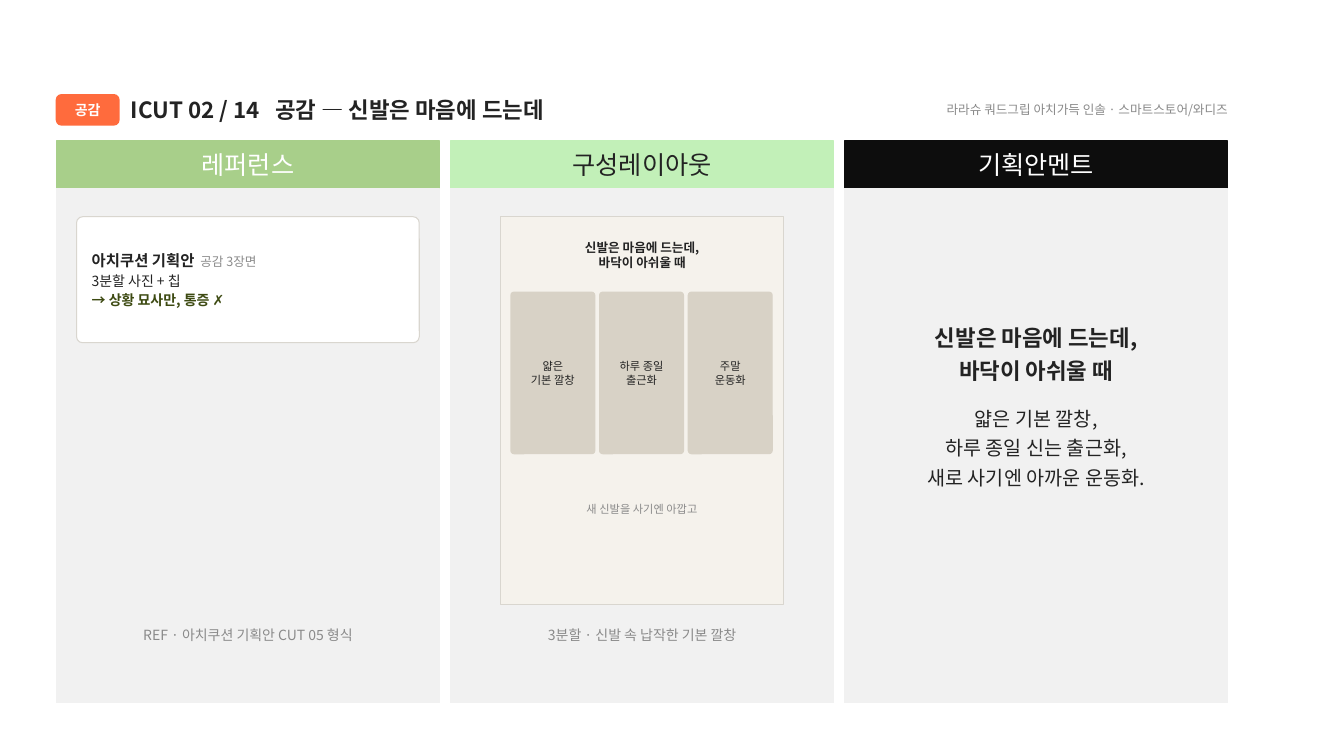
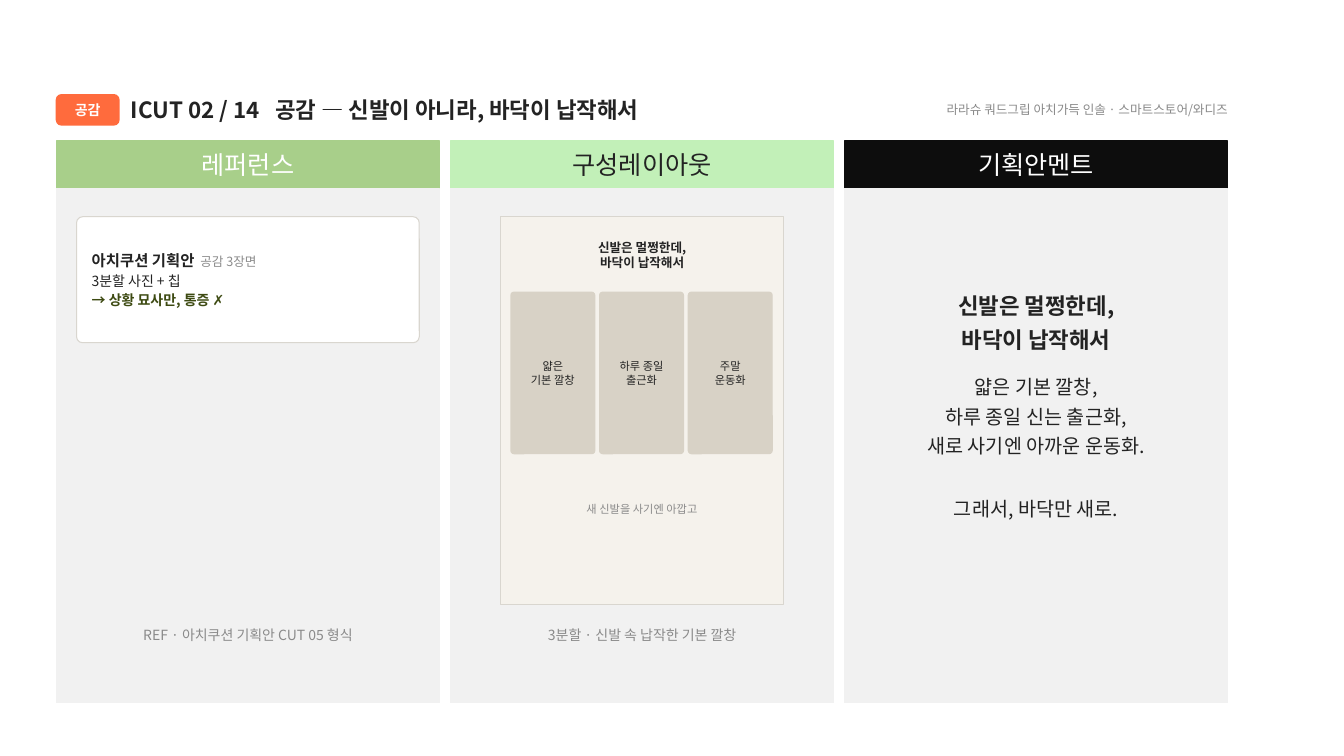
Before and after one commit to ydcompany89/harness-system, a slide deck: slide 40 of launch/rs/design/detail-handoff/rs-detail-handoff-v2.pptx. Drawn at 1344x756 pixels with LibreOffice and Linux fonts; fonts in the diff are those of the drawing. Boxes give left, top, right and bottom in pixels: in the first picture for what was removed or moved away, otherwise in the second. Text is boxed around its words. In the diff, an @@ line names an element or a change of style, - is before the commit and + after.

```diff
--- a/launch/rs/design/detail-handoff/rs-detail-handoff-v2.pptx
+++ b/launch/rs/design/detail-handoff/rs-detail-handoff-v2.pptx
@@ text at [131, 99, 638, 123]: text changed @@
-ICUT 02 / 14 공감 — 신발은 마음에 드는데
+ICUT 02 / 14 공감 — 신발이 아니라, 바닥이 납작해서
@@ text at [598, 241, 686, 268]: text changed @@
-신발은 마음에 드는데,
-바닥이 아쉬울 때
+신발은 멀쩡한데,
+바닥이 납작해서
@@ text at [958, 295, 1115, 350]: text changed @@
-신발은 마음에 드는데,
-바닥이 아쉬울 때
+신발은 멀쩡한데,
+바닥이 납작해서
@@ text at [954, 499, 1119, 520]: paragraph added @@
+그래서, 바닥만 새로.
```
Also in this commit, not shown: 3 other slides changed, 4 other files.
